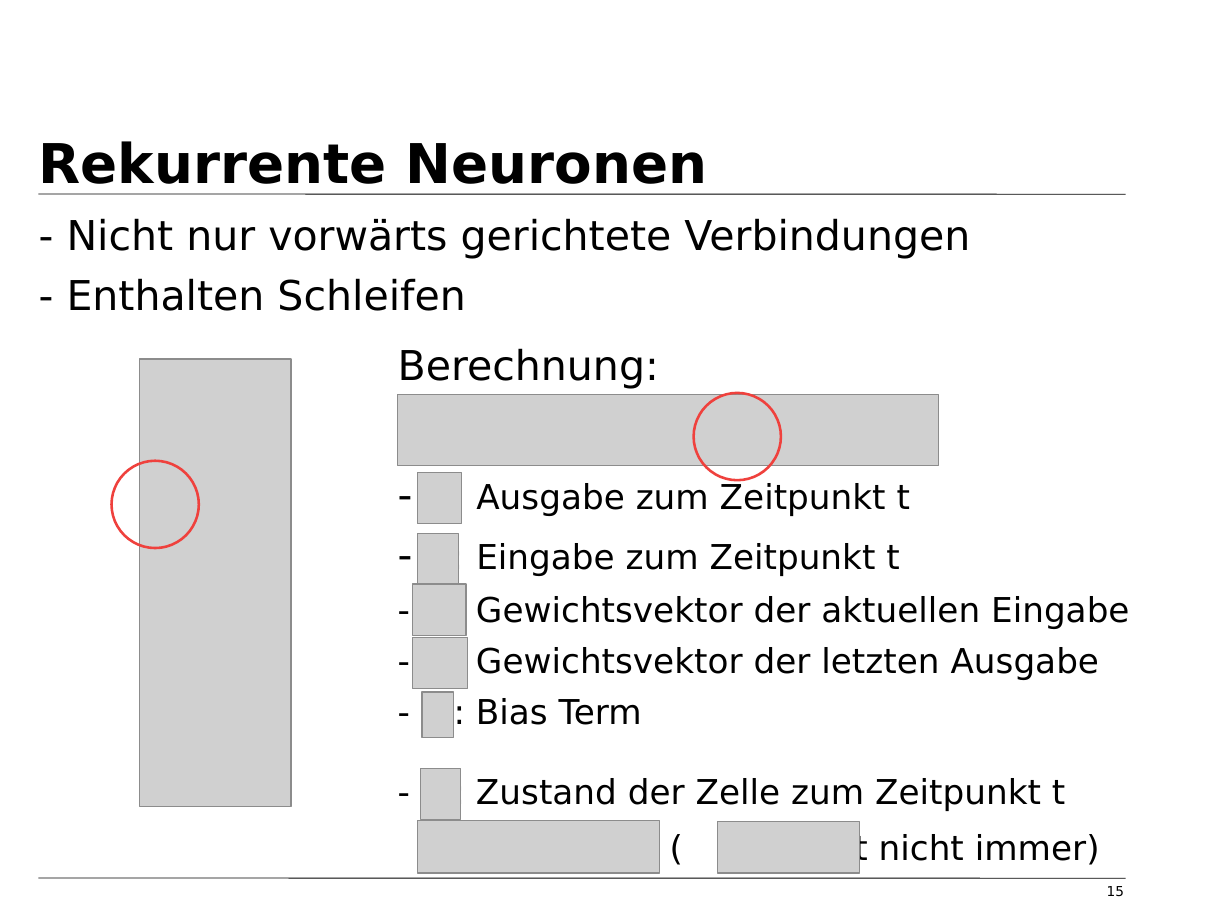
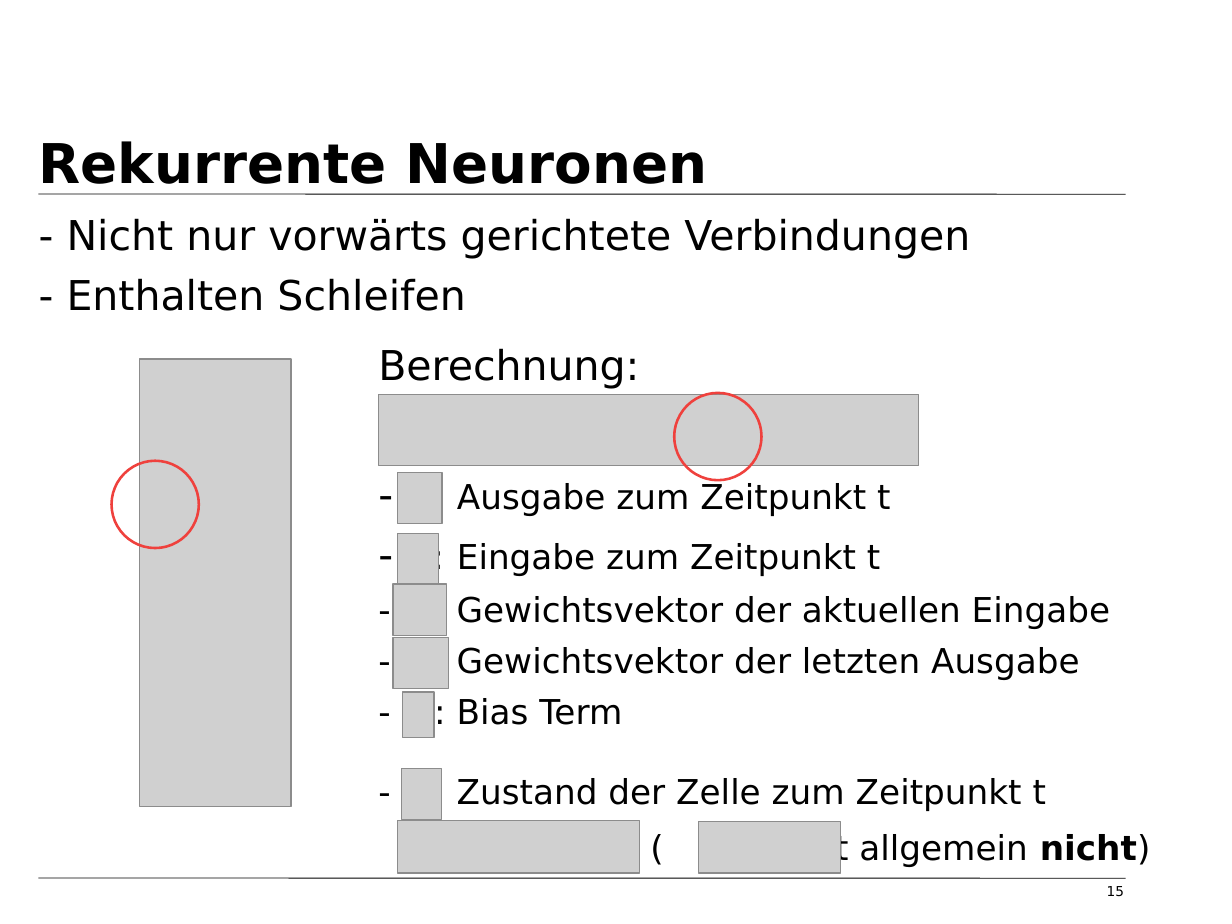
Before and after one commit to tfassbender/deep_learning_team_rnn, a slide deck: slide 15 of vorlesung/vorlesung_rnn_tobias.odp. Drawn at 1232x924 pixels with LibreOffice and Linux fonts; fonts in the diff are those of the drawing; grey boxes stand for pictures; background and template pictures are left out. Boxes give left, top, right and bottom in pixels: in the first picture for what was removed or moved away, otherwise in the second. Text is boxed around its words. In the diff, an @@ line names an element or a change of style, - is before the commit and + after.

Commit message:
kapitel rekurrente neuronen fertig; wieder einige bilder hinzugefügt

```diff
--- a/vorlesung/vorlesung_rnn_tobias.odp
+++ b/vorlesung/vorlesung_rnn_tobias.odp
@@ text "Berechnung:": place and size @@
-text "Berechnung:" at bbox=[398, 348, 1129, 867]
+text "Berechnung:" at bbox=[378, 348, 1151, 867]
@@ 9 pictures, 1 ellipse: place and size @@
-9 pictures, 1 ellipse at bbox=[398, 393, 939, 873]
+9 pictures, 1 ellipse at bbox=[378, 393, 919, 873]
@@ text at bbox=[794, 832, 1151, 867]: text changed @@
-( gilt nicht immer)
+( gilt allgemein nicht)
```
Also in this commit, not shown: 5 other slides changed, 9 slides added, 1 slide removed, 5 other files.
